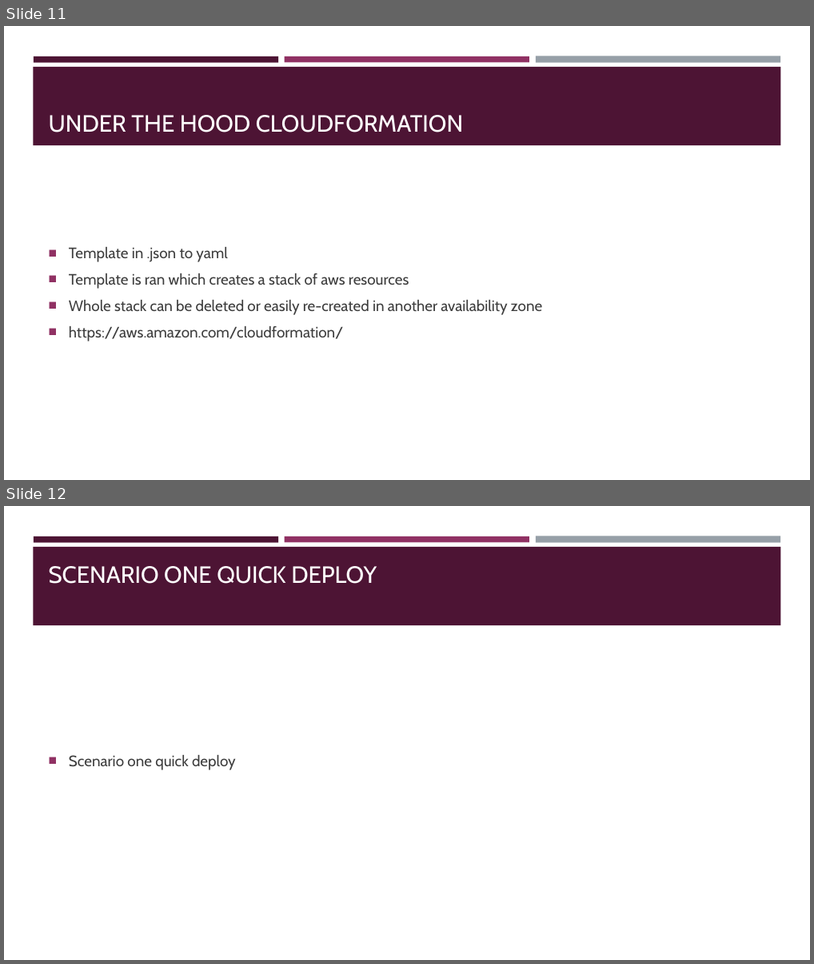
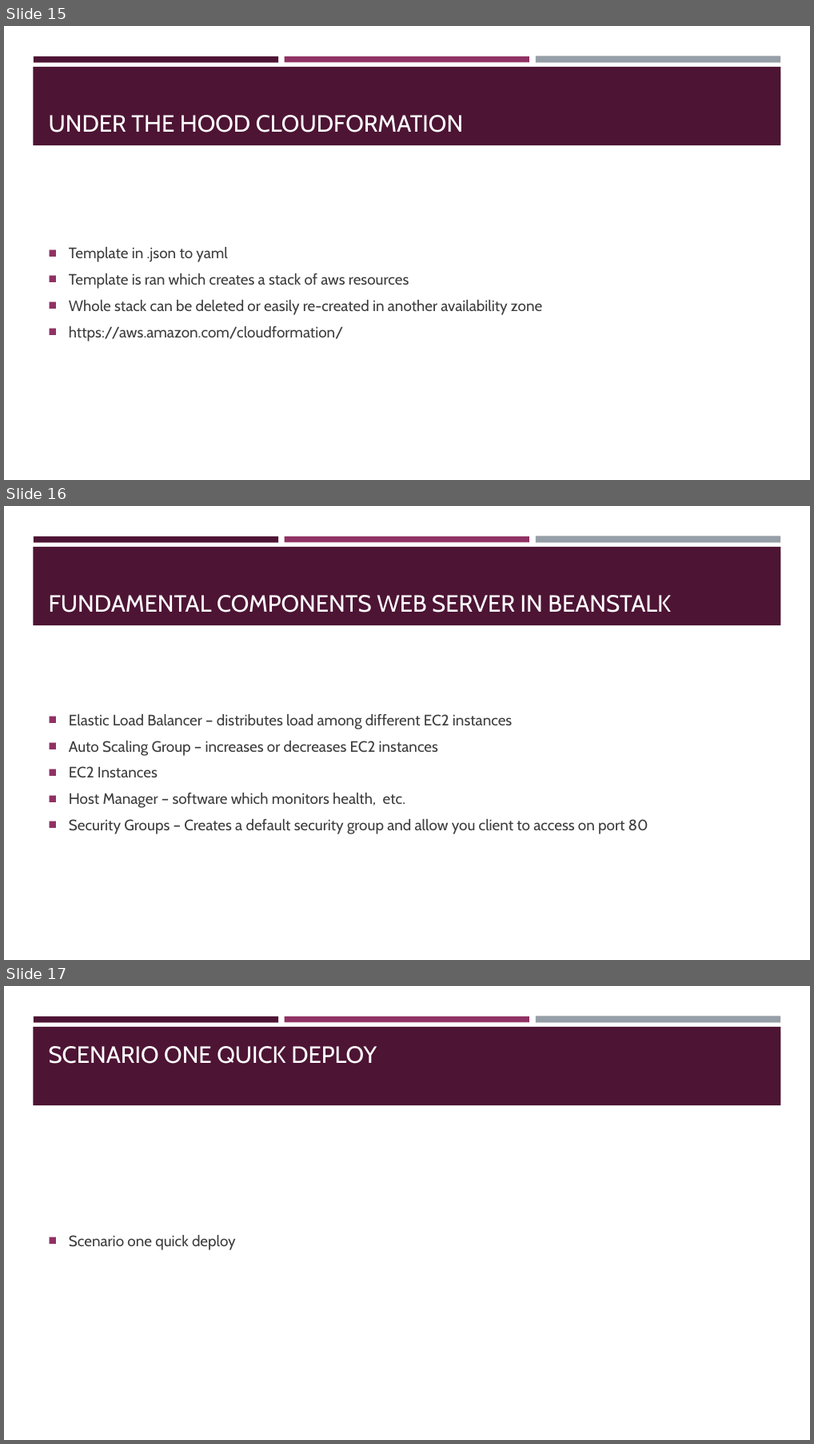
Before and after one commit to lasiewicz/demo, a slide deck: presentation.pptx. Shown one above the other, each under a label of ours: slides 11 and 12 before the commit, slides 15, 16 and 17 after it. The pictures are 814x964 and 814x1444 pixels, drawn with LibreOffice and Linux fonts; fonts in the diff are those of the drawing. Boxes give left, top, right and bottom in pixels: in the first picture for what was removed or moved away, otherwise in the second. Text is boxed around its words. In the diff, an @@ line names an element or a change of style, - is before the commit and + after.

```diff
--- a/presentation.pptx
+++ b/presentation.pptx
@@ slide 16 added at box(4, 506, 810, 960), background #FFFFFF; not listed: 4 template elements that a slide beside it also shows @@
@@ title added at box(49, 595, 671, 612), 28 pt, text #FFFFFF @@
+FUNDAMENTAL COMPONENTS WEB SERVER IN BEANSTALK
@@ text added at box(69, 714, 649, 834), 18 pt, text #3D3D3D @@
+■ Elastic Load Balancer – distributes load among different EC2 instances
+■ Auto Scaling Group – increases or decreases EC2 instances
+■ EC2 Instances
+■ Host Manager – software which monitors health, etc.
+■ Security Groups – Creates a default security group and allow you client to access on port 80
@@ what was slide 11 is now slide 15 @@
@@ what was slide 12 is now slide 17 @@
```
Also in this commit, not shown: 3 slides changed, 4 other slides added, 22 other files.
